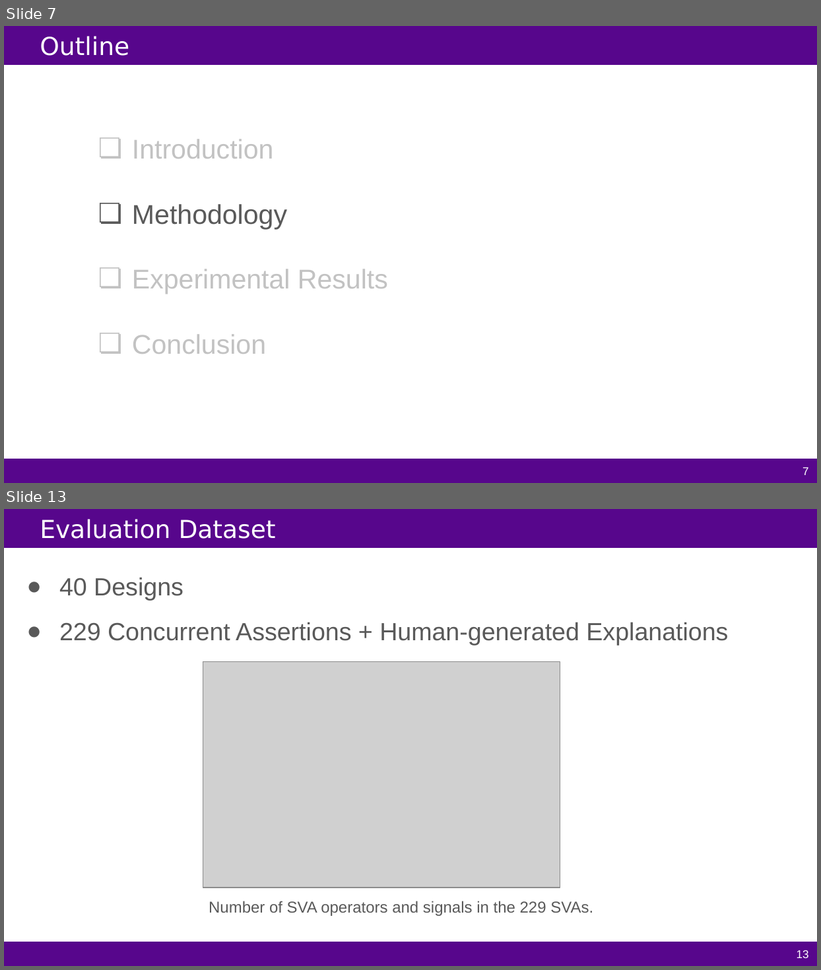
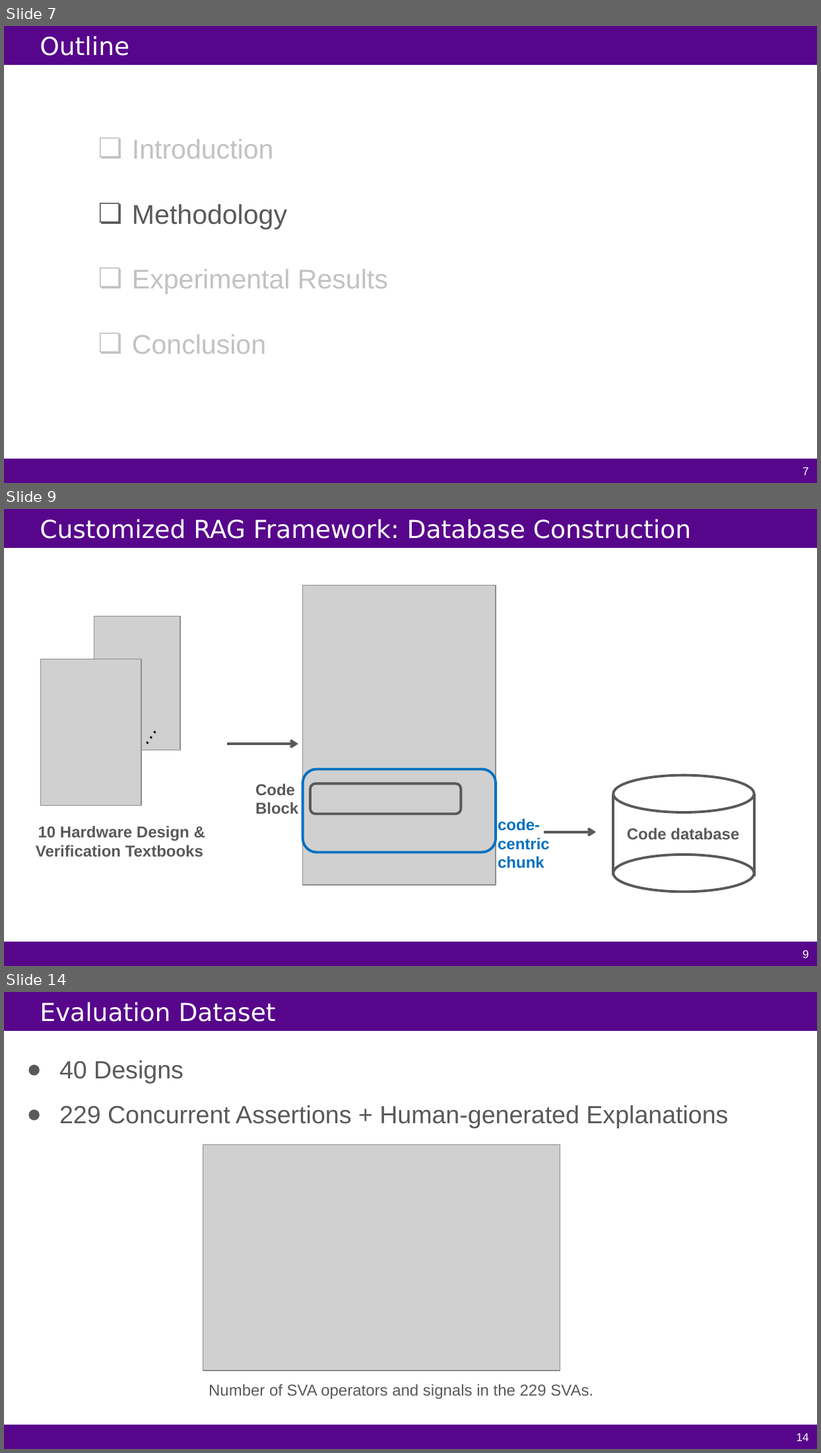
Before and after one commit to FCHXWH823/LLM4ChipDesign, a slide deck: slides/MLCAD25-Hybrid-NL2SVA.pptx. Shown one above the other, each under a label of ours: slides 7 and 13 before the commit, slides 7, 9 and 14 after it; the slides between them are not shown. The pictures are 821x970 and 821x1453 pixels, drawn with LibreOffice and Linux fonts; fonts in the diff are those of the drawing; grey boxes stand for pictures. Boxes give left, top, right and bottom in pixels: in the first picture for what was removed or moved away, otherwise in the second. Text is boxed around its words. In the diff, an @@ line names an element or a change of style, - is before the commit and + after.

```diff
--- a/slides/MLCAD25-Hybrid-NL2SVA.pptx
+++ b/slides/MLCAD25-Hybrid-NL2SVA.pptx
@@ slide 9 added at bbox=[4, 509, 817, 966], background #FFFFFF; not listed: 2 template elements that a slide beside it also shows @@
@@ title added at bbox=[40, 519, 691, 539], 22 pt, text #FFFFFF @@
+Customized RAG Framework: Database Construction
@@ picture added at bbox=[302, 586, 495, 885] @@
@@ picture added at bbox=[94, 617, 180, 751] @@
@@ picture added at bbox=[40, 659, 141, 806] @@
@@ text added at bbox=[122, 710, 170, 758], 18 pt, text #000000 @@
+…
@@ arrow added from (227, 744) to (298, 744), #595959 2.25 pt @@
@@ text added at bbox=[255, 784, 298, 814], 14 pt, text #595959, bold @@
+Code Block
@@ rounded rectangle added at bbox=[302, 769, 495, 852], outline #0070C0 2.25 pt @@
@@ rounded rectangle added at bbox=[310, 784, 461, 814], outline #595959 2.25 pt @@
@@ ellipse added at bbox=[613, 776, 754, 813], outline #595959 2.25 pt @@
@@ line added from (613, 795) to (613, 876), #595959 2.25 pt @@
@@ line added from (754, 794) to (754, 877), #595959 2.25 pt @@
@@ text added at bbox=[498, 819, 550, 869], 14 pt, text #0070C0, bold @@
+code-centric chunk
@@ text added at bbox=[36, 826, 203, 857], 14 pt, text #595959, bold @@
+10 Hardware Design & Verification Textbooks
@@ arrow added from (544, 832) to (596, 832), #595959 2.25 pt @@
@@ text added at bbox=[627, 828, 739, 840], 14 pt, text #595959, bold @@
+Code database
@@ ellipse added at bbox=[613, 855, 754, 892], outline #595959 2.25 pt @@
@@ page number added at bbox=[803, 951, 809, 958], 10 pt, text #FFFFFF @@
+9
@@ what was slide 13 is now slide 14 @@
@@ page number at bbox=[797, 1434, 809, 1441]: text changed @@
-13
+14
```
Also in this commit, not shown: 6 slides changed, 2 other slides added, 2 slides removed.
